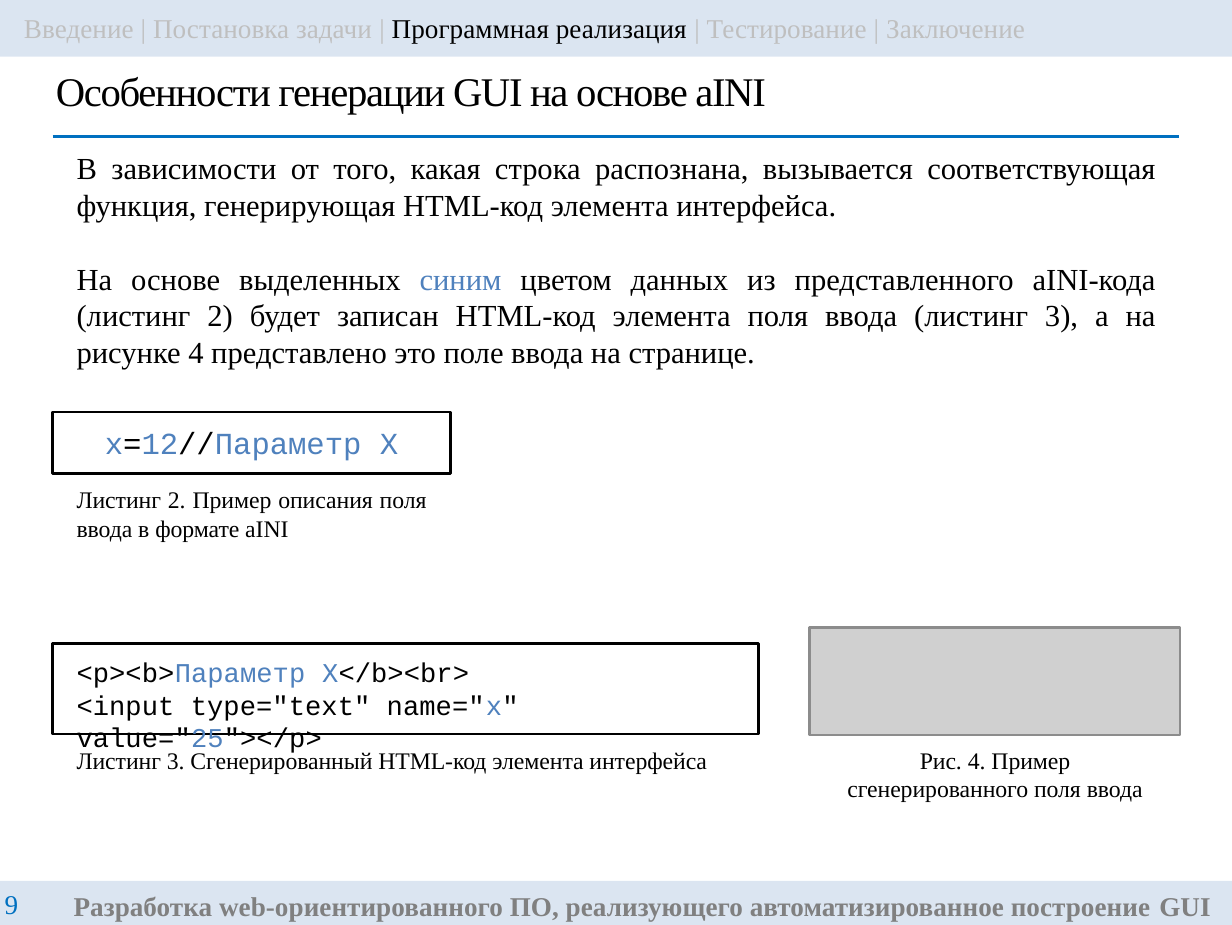
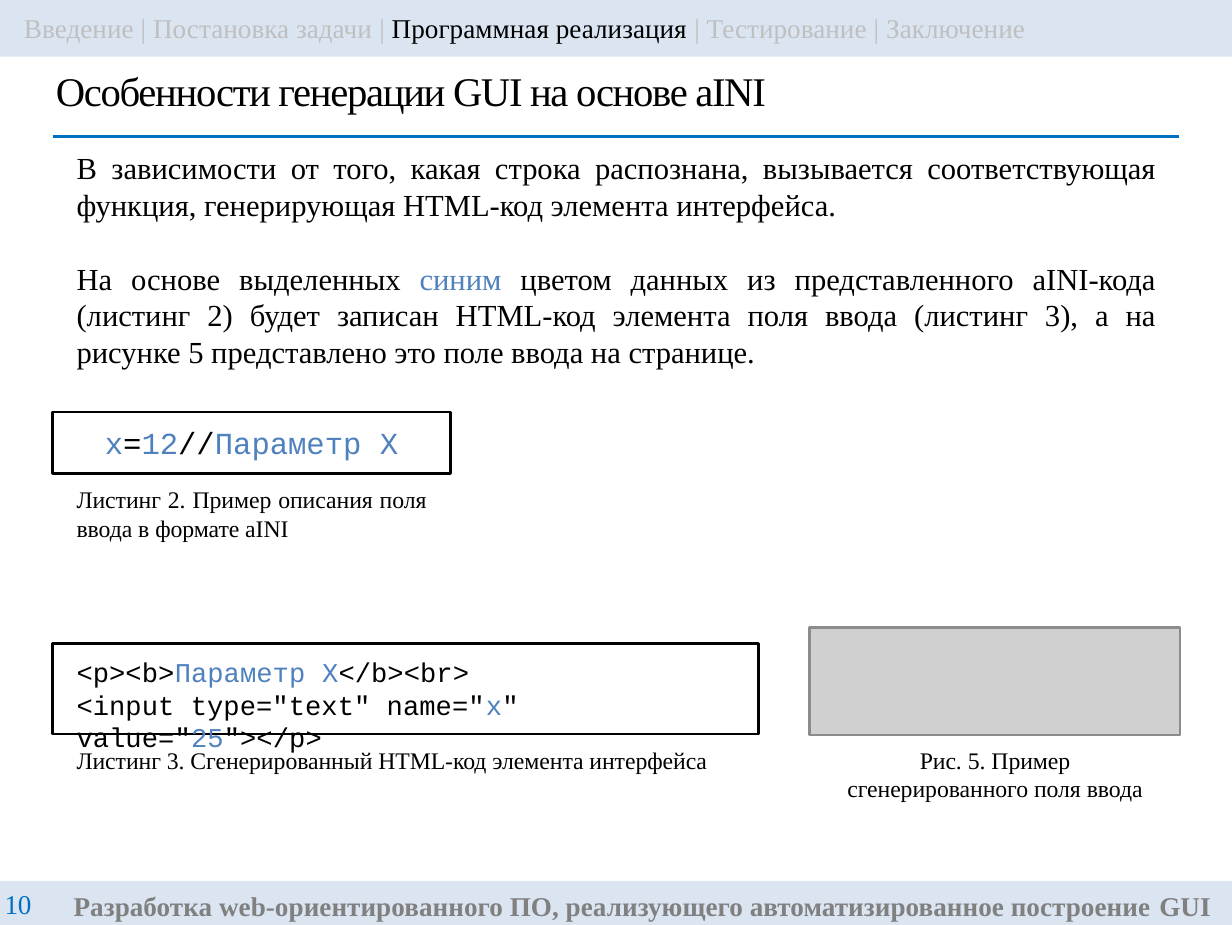
Before and after one commit to ITesserakt/Kodept, a slide deck: slide 10 of 04 - ВКРы/2022-2023 - Разр.библ.функций на языке Python автомат.построения GUI/rndhpc_vkr_pres_gui_2023_83_VasilyanA.pptx (slide 9 before the commit). Drawn at 1232x925 pixels with LibreOffice and Linux fonts; fonts in the diff are those of the drawing; grey boxes stand for pictures. Boxes give left, top, right and bottom in pixels: in the first picture for what was removed or moved away, otherwise in the second. Text is boxed around its words. In the diff, an @@ line names an element or a change of style, - is before the commit and + after.

```diff
--- a/04 - ВКРы/2022-2023 - Разр.библ.функций на языке Python автомат.построения GUI/rndhpc_vkr_pres_gui_2023_83_VasilyanA.pptx
+++ b/04 - ВКРы/2022-2023 - Разр.библ.функций на языке Python автомат.построения GUI/rndhpc_vkr_pres_gui_2023_83_VasilyanA.pptx
@@ text at bbox=[77, 270, 1156, 369]: text changed @@
-На основе выделенных синим цветом данных из представленного aINI-кода (листинг 2) будет записан HTML-код элемента поля ввода (листинг 3), а на рисунке 4 представлено это поле ввода на странице.
+На основе выделенных синим цветом данных из представленного aINI-кода (листинг 2) будет записан HTML-код элемента поля ввода (листинг 3), а на рисунке 5 представлено это поле ввода на странице.
@@ text at bbox=[847, 753, 1143, 802]: text changed @@
-Рис. 4. Пример сгенерированного поля ввода
+Рис. 5. Пример сгенерированного поля ввода
@@ page number at bbox=[5, 896, 32, 915]: text changed @@
-9
+10
```
Also in this commit, not shown: 6 other slides changed, 1 slide added, 4 other files.
